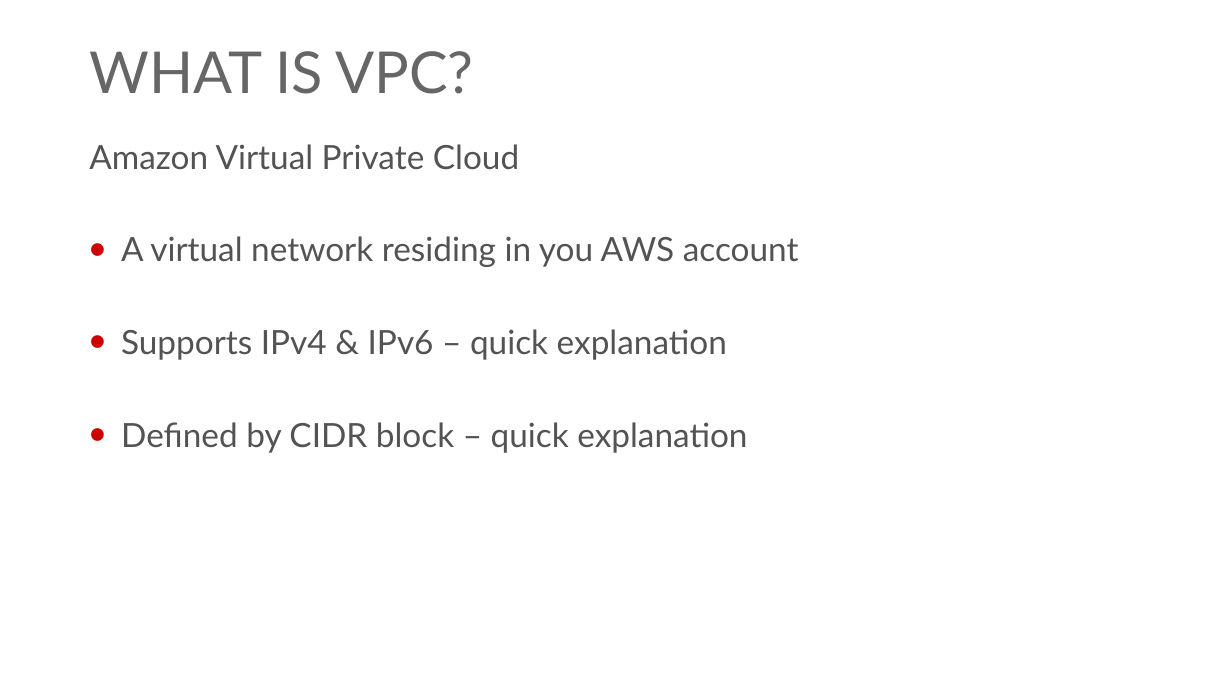
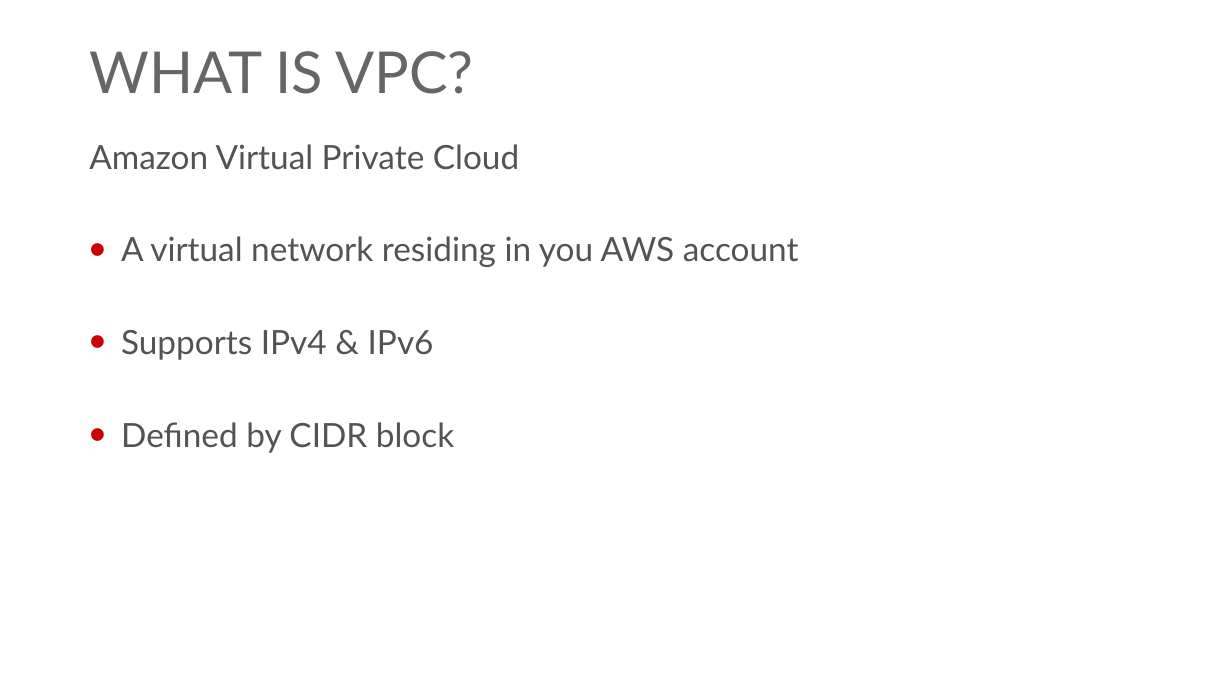
Before and after one commit to Accedia/aws-workshop, a slide deck: slide 9 of Day3-VPC_and_Networks/VPC.pptx (slide 5 before the commit). Drawn at 1232x693 pixels with LibreOffice and Linux fonts; fonts in the diff are those of the drawing; background and template pictures are left out. Boxes give left, top, right and bottom in pixels: in the first picture for what was removed or moved away, otherwise in the second. Text is boxed around its words. In the diff, an @@ line names an element or a change of style, - is before the commit and + after.

```diff
--- a/Day3-VPC_and_Networks/VPC.pptx
+++ b/Day3-VPC_and_Networks/VPC.pptx
@@ text at box(121, 330, 454, 453): text changed @@
-• Supports IPv4 & IPv6 – quick explanation
-• Defined by CIDR block – quick explanation
+• Supports IPv4 & IPv6
+• Defined by CIDR block
```
Also in this commit, not shown: 7 other slides changed, 2 slides added, 1 other file.
